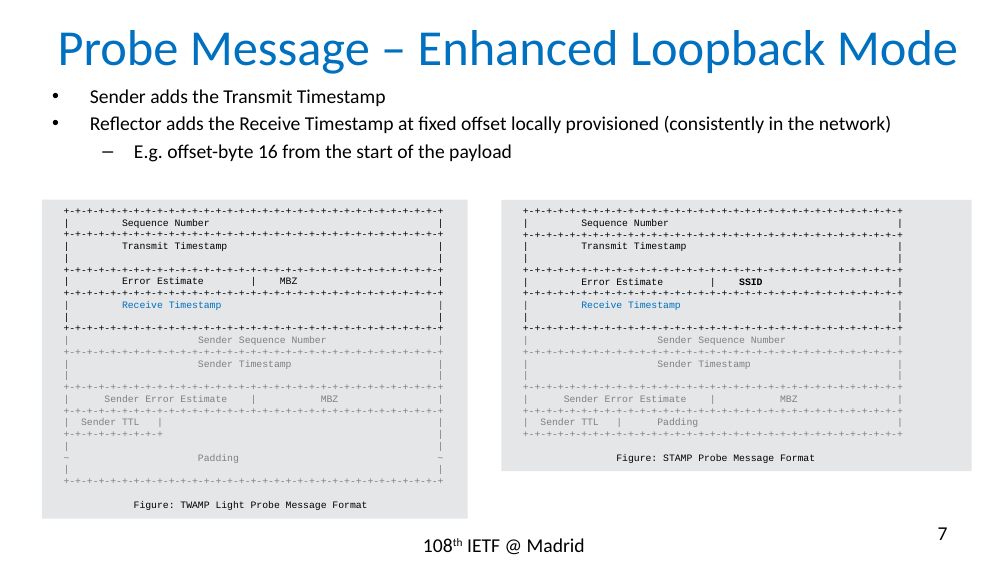
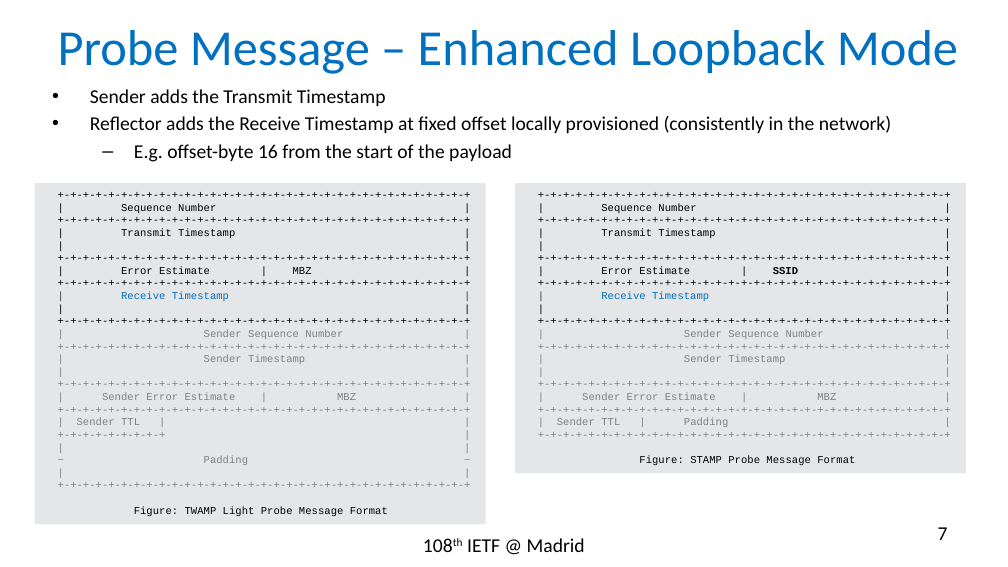
Before and after one commit to rakgandhi/ietf-slides, a slide deck: slide 7 of draft-gandhi-spring-sr-enhanced-plm-01.pptx. Drawn at 1008x567 pixels with LibreOffice and Linux fonts; fonts in the diff are those of the drawing. Boxes give left, top, right and bottom in pixels: in the first picture for what was removed or moved away, otherwise in the second. Text is boxed around its words. In the diff, an @@ line names an element or a change of style, - is before the commit and + after.

```diff
--- a/draft-gandhi-spring-sr-enhanced-plm-01.pptx
+++ b/draft-gandhi-spring-sr-enhanced-plm-01.pptx
@@ rectangle "+-+-+-+-+-+-+-+-+-+-+-+-+-+-+-+-+-+-+-+-+-+-+-+-+-+-+-+-+-+- ..." at bbox=[35, 183, 486, 524]: size 7 to 7.5 pt @@
@@ rectangle "+-+-+-+-+-+-+-+-+-+-+-+-+-+-+-+-+-+-+-+-+-+-+-+-+-+-+-+-+-+- ...": place and size @@
-rectangle "+-+-+-+-+-+-+-+-+-+-+-+-+-+-+-+-+-+-+-+-+-+-+-+-+-+-+-+-+-+- ..." at bbox=[42, 200, 468, 518]
+rectangle "+-+-+-+-+-+-+-+-+-+-+-+-+-+-+-+-+-+-+-+-+-+-+-+-+-+-+-+-+-+- ..." at bbox=[35, 183, 486, 524]
@@ rectangle "+-+-+-+-+-+-+-+-+-+-+-+-+-+-+-+-+-+-+-+-+-+-+-+-+-+-+-+-+-+- ...": place and size @@
-rectangle "+-+-+-+-+-+-+-+-+-+-+-+-+-+-+-+-+-+-+-+-+-+-+-+-+-+-+-+-+-+- ..." at bbox=[501, 200, 972, 471]
+rectangle "+-+-+-+-+-+-+-+-+-+-+-+-+-+-+-+-+-+-+-+-+-+-+-+-+-+-+-+-+-+- ..." at bbox=[515, 183, 966, 474]
@@ rectangle "+-+-+-+-+-+-+-+-+-+-+-+-+-+-+-+-+-+-+-+-+-+-+-+-+-+-+-+-+-+- ..." at bbox=[515, 183, 966, 474]: size 7 to 7.5 pt @@
```
Also in this commit, not shown: 3 other slides changed, 3 slides removed, 1 other file.
